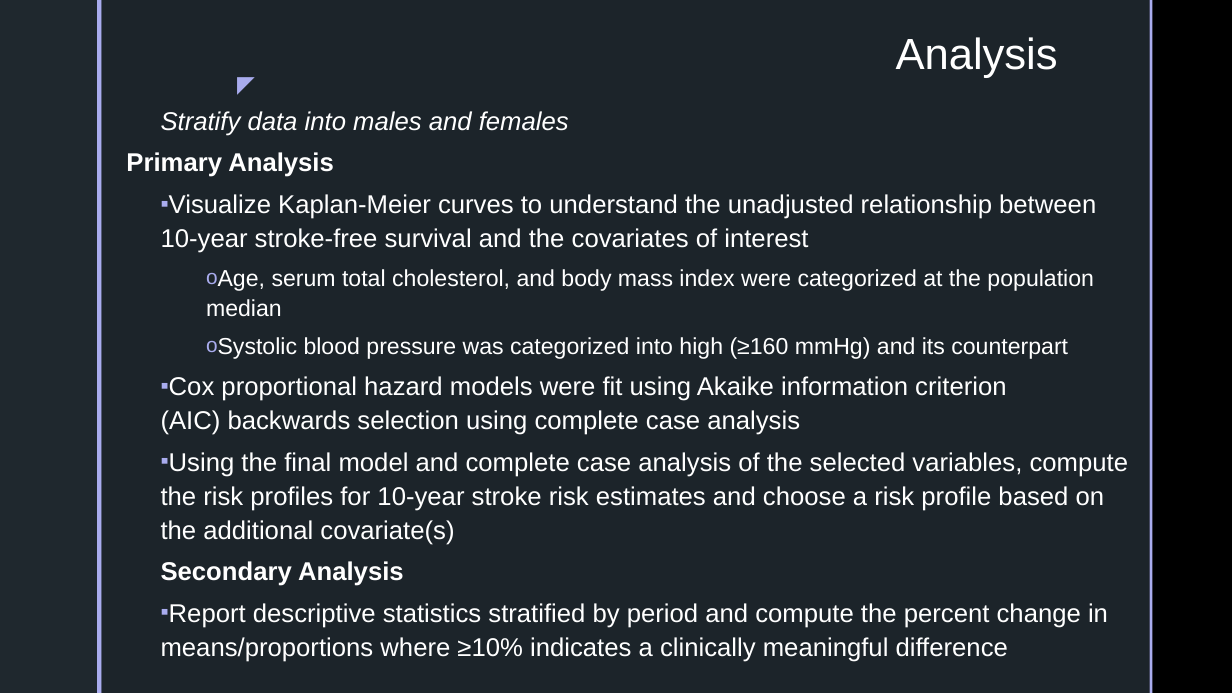
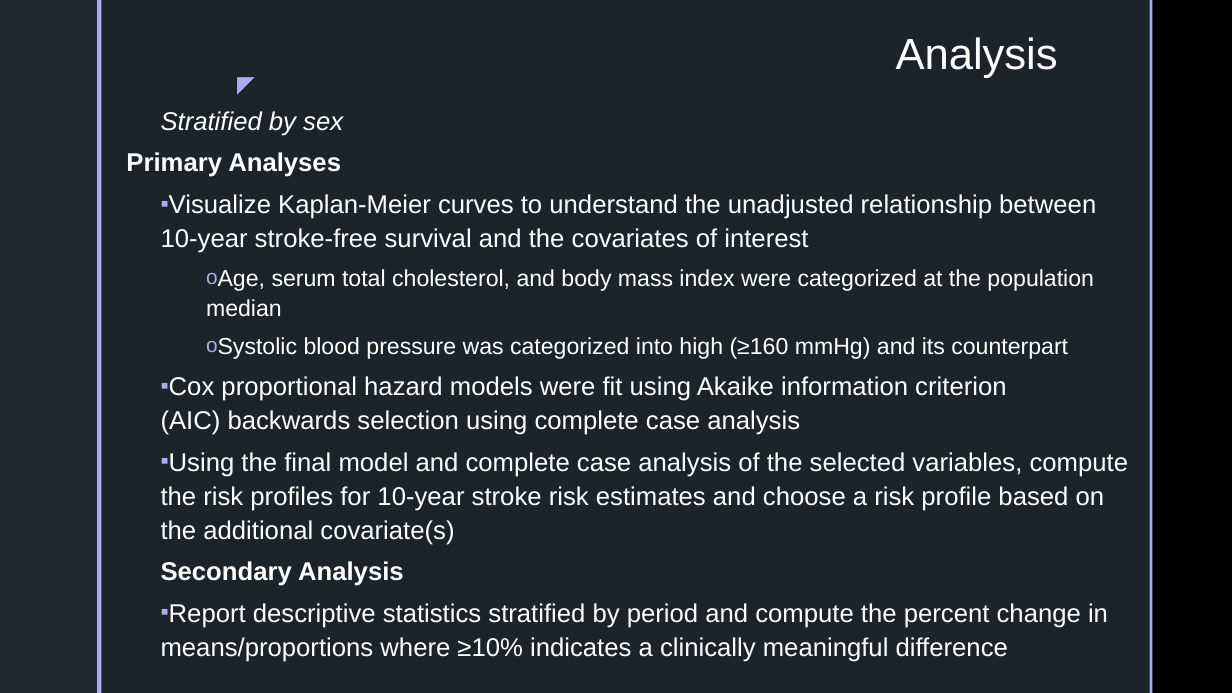
Before and after one commit to robledok/BIOS6624, a slide deck: slide 4 of Project 3/Dissemination/Project 3 Final Presentation.pptx. Drawn at 1232x693 pixels with LibreOffice and Linux fonts; fonts in the diff are those of the drawing; background and template pictures are left out. Boxes give left, top, right and bottom in pixels: in the first picture for what was removed or moved away, otherwise in the second. Text is boxed around its words. In the diff, an @@ line names an element or a change of style, - is before the commit and + after.

```diff
--- a/Project 3/Dissemination/Project 3 Final Presentation.pptx
+++ b/Project 3/Dissemination/Project 3 Final Presentation.pptx
@@ text at bbox=[126, 111, 343, 177]: text changed @@
-Stratify data into males and females
-Primary Analysis
+Stratified by sex
+Primary Analyses
```
Also in this commit, not shown: 2 other slides changed.
